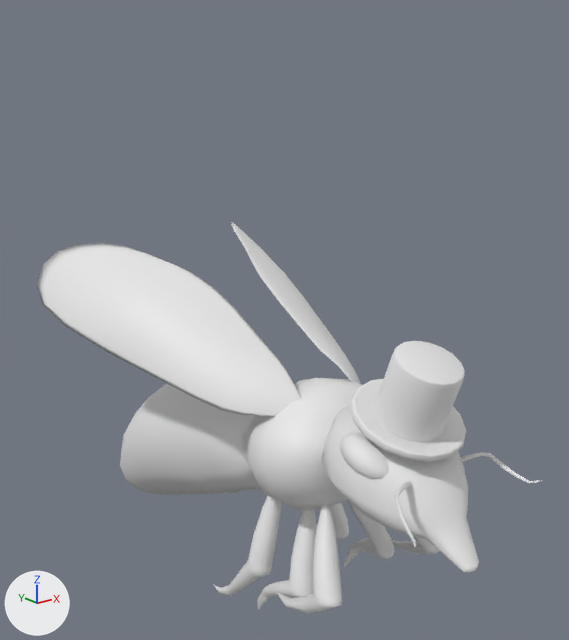
Renders of the FBX model Honey Towers/Assets/Ben/bee and wasp/bij.fbx from each side of a commit.
The view is the same before and after, from a 50 mm lens placed at (-1.118, -1.195, 1.184), pointed at (0.064, 0.282, 0.593). Lighting does not change. The marker at lower left points along +X, +Y and +Z. Materials are left out; every surface is plain grey.

Names of what the first picture shows: 'Cylinder', 'bee'.
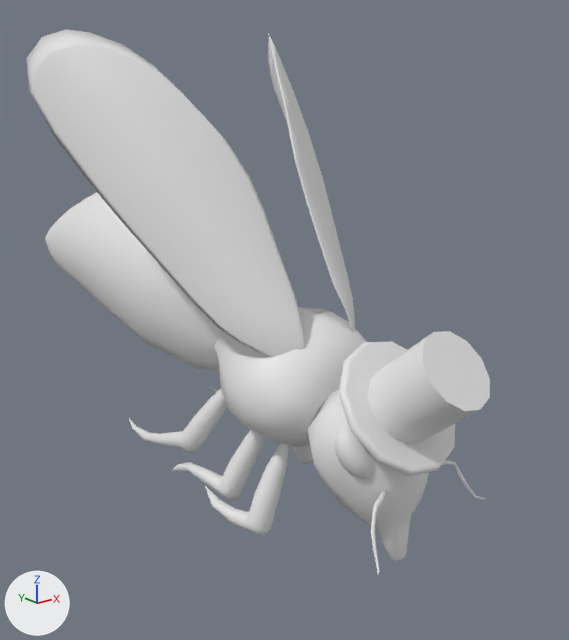
Changed parts and their boxes (x1, y1, x2, y2) in the pictures (569 x 640 px; the box of a moved part takes in the faces that stretch with it):
'bee', reshaped, moved, turned
    before: (37, 222, 543, 613)
    after: (27, 29, 486, 574)
'Cylinder', reshaped, moved, turned
    before: (350, 341, 466, 462)
    after: (339, 331, 490, 476)
part 1 of me_cylinder_002, moved or reshaped
    before: (121, 384, 260, 595)
    after: (56, 192, 222, 370)
part 2 of me_cylinder_002, cut back
    after: (307, 390, 337, 434)

What the commit changed:
me_cylinder is used by ob_cylinder; location (0.0, 0.142, 0.075); rotation (1.913, 0.0, 0.0), in degrees (110, 0, 0).
me_cylinder had 192 vertices, 178 faces and spanned x -0.124..0.119, y 0.522..0.677, z 0.055..0.298.
me_cylinder now has 132 vertices, 122 faces and spans x -0.146..0.15, y 0.514..0.704, z 0.033..0.33.
me_cylinder part 3: 192 vertices removed from x -0.124..0.119, y 0.522..0.677, z 0.055..0.298; 132 vertices added at x -0.146..0.15, y 0.514..0.704, z 0.033..0.33.
me_cylinder_002 is used by ob_bee; location (0.0, 0.0, 0.0); rotation (1.571, 0.0, 0.0), in degrees (90, 0, 0).
me_cylinder_002 had 2478 vertices, 2497 faces and spanned x -0.357..0.357, y -0.136..0.754, z -0.995..0.401.
me_cylinder_002 now has 2392 vertices, 2389 faces and spans x -0.357..0.357, y -0.136..0.754, z -0.995..0.401.
me_cylinder_002 part 1: 144 vertices moved from x -0.168..0.168, y -0.038..0.425, z -0.766..-0.204 to x -0.185..0.185, y -0.044..0.451, z -0.775..-0.189; 24 vertices removed from x -0.161..0.161, y -0.083..-0.056, z -0.236..-0.222.
me_cylinder_002 part 2: 74 vertices removed from x -0.115..0.115, y 0.414..0.488, z 0.138..0.239; 12 vertices added at x -0.064..0.064, y 0.357..0.441, z 0.065..0.095.
Object 'Cylinder' (ob_cylinder) moves from (0.0, 0.142, 0.075) to (-0.063, 0.332, 0.328).
Object 'Cylinder' (ob_cylinder) turns from (110, 0, 0) to (139, -1.6, 6.2) degrees about x, y and z.
Object 'bee' (ob_bee) moves from (0.0, 0.0, 0.0) to (-0.054, 0.264, 0.207).
Object 'bee' (ob_bee) turns from (90, 0, 0) to (127, -0.8, 6.4) degrees about x, y and z.
